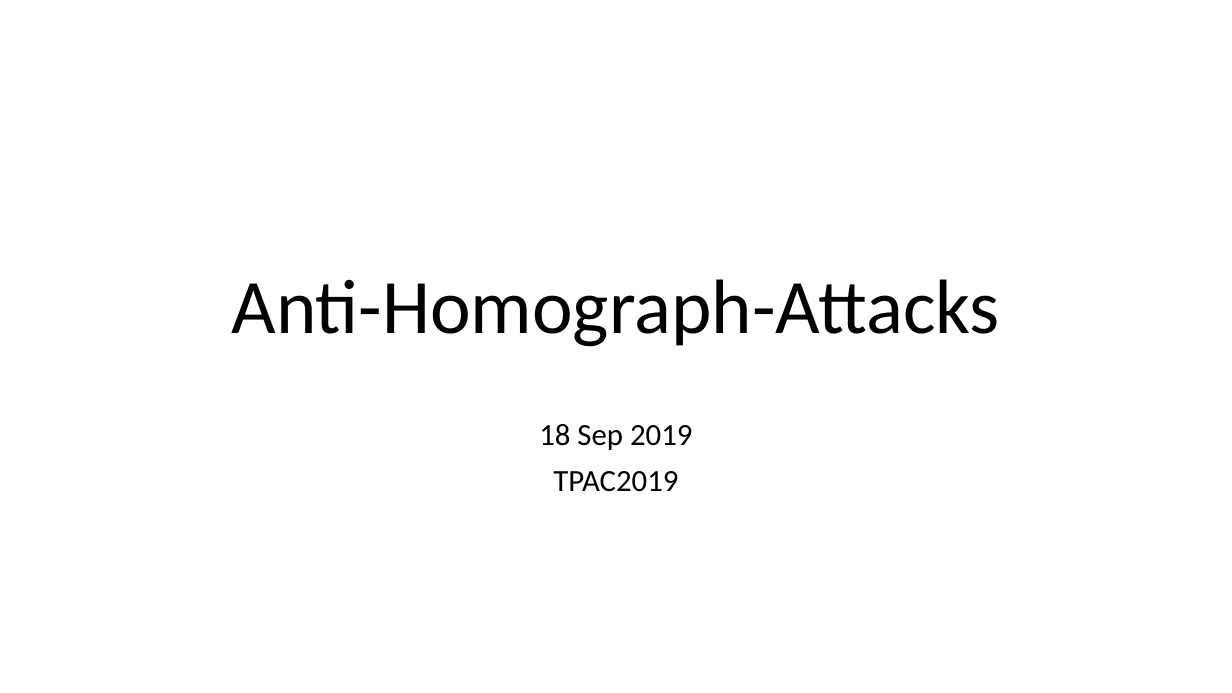
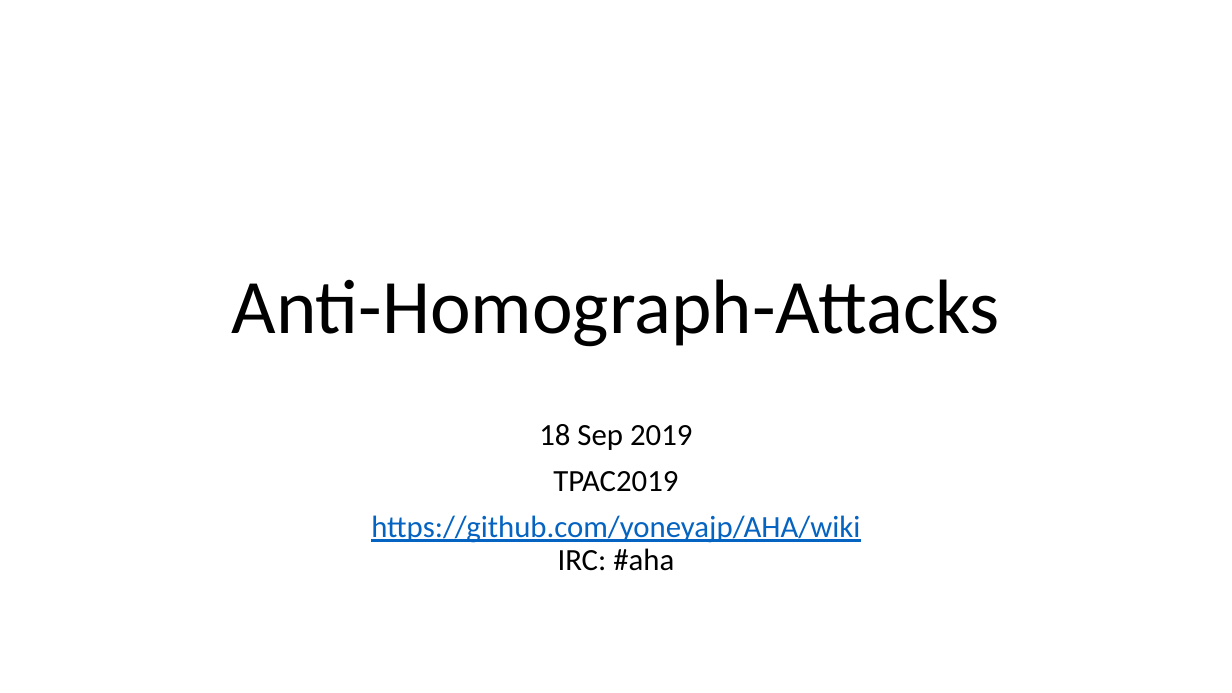
Before and after one commit to yoneyajp/AHA, a slide deck: slide 1 of AHA-CG-Proposal.pptx. Drawn at 1232x693 pixels with LibreOffice and Linux fonts; fonts in the diff are those of the drawing. Boxes give left, top, right and bottom in pixels: in the first picture for what was removed or moved away, otherwise in the second. Text is boxed around its words. In the diff, an @@ line names an element or a change of style, - is before the commit and + after.

Commit message:
TPAC2019 breakout Introduction slides

```diff
--- a/AHA-CG-Proposal.pptx
+++ b/AHA-CG-Proposal.pptx
@@ subtitle at bbox=[371, 515, 860, 571]: paragraph added @@
+https://github.com/yoneyajp/AHA/wiki
+IRC: #aha
```
